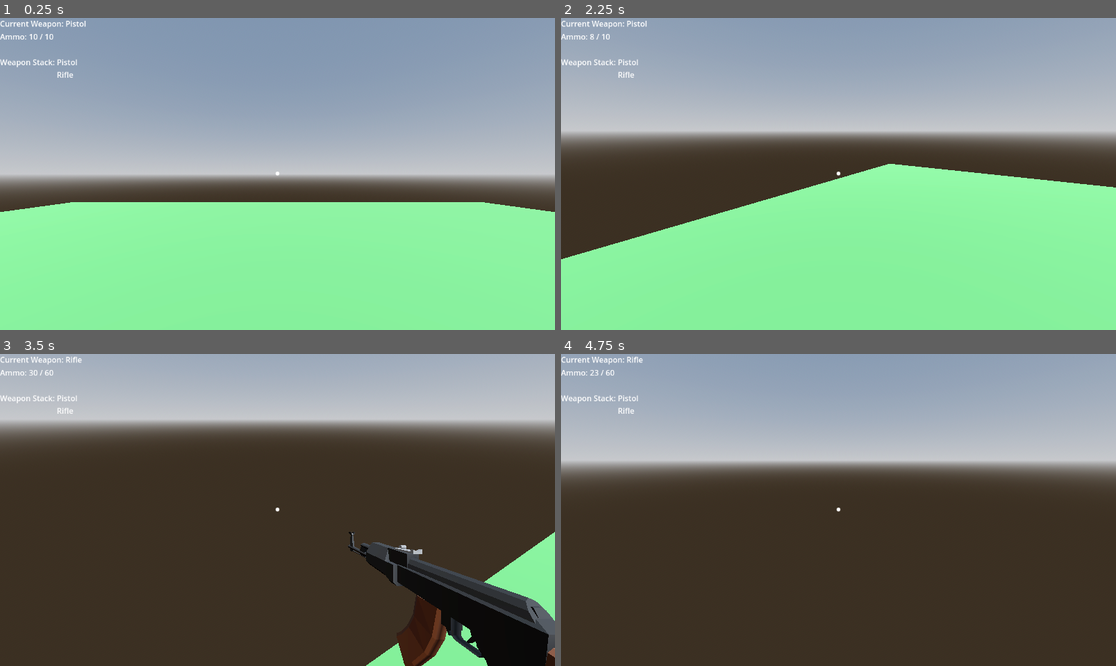
Above: before the commit, frames 1-4 (two rows, left to right).
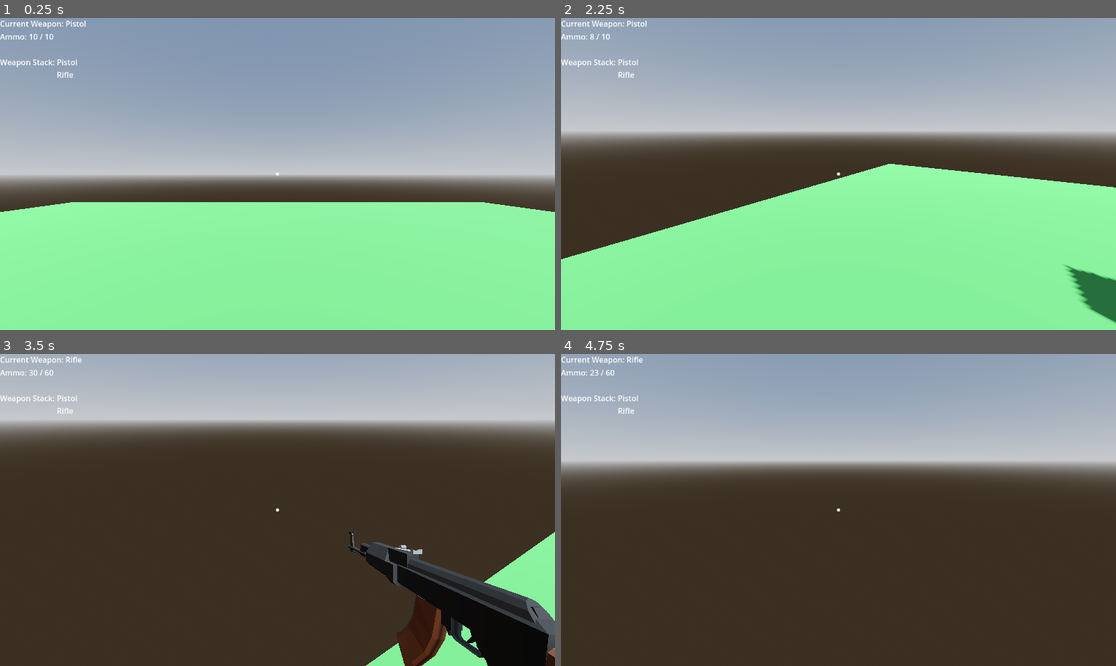
Above: after the commit, the same moments.

Repository: JunH0128/ShooterGame
Game: Godot game, scene res://Game.tscn
The game is run twice, just before and just after one commit, with the same random seed, the same clock (stepped at 60 frames per second) and the same inputs.
Inputs (mouse positions are in pixels of both pictures, inside the frame that each line leads up to):
- Up to frame 1 (0.25 s): no input
- Up to frame 2 (2.25 s): tap Enter (ui_accept) at 0.5, 0.77, 1.52 s; move the mouse to (960, 158) at 0.52 s; press the mouse at (960, 158) at 0.53 s; hold D (right) 0.53-1.28 s; move the mouse to (810, 174) at 1.27 s; release the mouse at (810, 174) at 1.28 s; hold W (up) from 1.28 s (still down); tap Mouse wheel down (Weapon_Down) at 1.35 s; click (810, 174) at 1.55 s; move the mouse to (849, 167) at 2.02 s; hold Mouse wheel up (Weapon_Up) from 2.03 s (still down)
- Up to frame 3 (3.5 s): keep holding W (up); click (288, 503) at 2.3 s; move the mouse to (271, 516) at 2.77 s; release Mouse wheel up (Weapon_Up) at 2.78 s; click (271, 516) at 2.85 s; tap Enter (ui_accept) at 3.02 s
- Up to frame 4 (4.75 s): keep holding W (up); move the mouse to (877, 513) at 3.52 s; press the mouse at (877, 513) at 3.53 s; tap Enter (ui_accept) at 3.77, 4.52 s; move the mouse to (794, 506) at 4.27 s; release the mouse at (794, 506) at 4.28 s; tap Mouse wheel down (Weapon_Down) at 4.35 s; click (794, 506) at 4.55 s

The runs differ from the first frame. In frame 1, less than 0.1% of the frame differs, in the area x 49-51%, y 49-50%; in frame 2, 0.9%, in the area x 49-100%, y 49-98%; in frame 3, less than 0.1%; in frame 4, less than 0.1%.

Commit message:
destroy block
create a script that destroy a object when the gun hit

Diff:
--- /dev/null
+++ b/shooter-game/Cube.tscn
@@ -0,0 +1,20 @@
+[gd_scene load_steps=5 format=3 uid="uid://ckfx4lqmjogmj"]
+
+[ext_resource type="Script" uid="uid://bj88oratd0hdi" path="res://World_Objects/physics_target.gd" id="1_k3834"]
+
+[sub_resource type="BoxMesh" id="BoxMesh_4ibfc"]
+
+[sub_resource type="StandardMaterial3D" id="StandardMaterial3D_k3834"]
+albedo_color = Color(0.92093, 0.623322, 3.85046e-07, 1)
+
+[sub_resource type="BoxShape3D" id="BoxShape3D_4ibfc"]
+
+[node name="Box" type="RigidBody3D" groups=["Target"]]
+script = ExtResource("1_k3834")
+
+[node name="Cube" type="MeshInstance3D" parent="."]
+mesh = SubResource("BoxMesh_4ibfc")
+surface_material_override/0 = SubResource("StandardMaterial3D_k3834")
+
+[node name="CollisionShape3D" type="CollisionShape3D" parent="."]
+shape = SubResource("BoxShape3D_4ibfc")
--- a/shooter-game/Game.tscn
+++ b/shooter-game/Game.tscn
@@ -1,6 +1,7 @@
-[gd_scene load_steps=8 format=3 uid="uid://bfkvb4bbcc84b"]
+[gd_scene load_steps=9 format=3 uid="uid://bfkvb4bbcc84b"]
 
 [ext_resource type="PackedScene" uid="uid://dipi6emcgss2g" path="res://Player.tscn" id="1_wbfu4"]
+[ext_resource type="PackedScene" uid="uid://ckfx4lqmjogmj" path="res://Cube.tscn" id="2_xkndl"]
 
 [sub_resource type="ProceduralSkyMaterial" id="ProceduralSkyMaterial_4ahdr"]
 sky_horizon_color = Color(0.64625, 0.65575, 0.67075, 1)
@@ -43,3 +44,6 @@
 
 [node name="CollisionShape3D" type="CollisionShape3D" parent="MeshInstance3D/StaticBody3D"]
 shape = SubResource("ConcavePolygonShape3D_rkdf5")
+
+[node name="Box" parent="." instance=ExtResource("2_xkndl")]
+transform = Transform3D(1, 0, 0, 0, 1, 0, 0, 0, 1, -1.26513, 0.882473, 2.35871)
--- a/shooter-game/Player.tscn
+++ b/shooter-game/Player.tscn
@@ -5,7 +5,7 @@
 [ext_resource type="PackedScene" uid="uid://x0f2or8soflm" path="res://Pistol.tscn" id="2_kne1u"]
 [ext_resource type="Script" uid="uid://cm067wxna3bjw" path="res://HUD.gd" id="2_wi0c6"]
 [ext_resource type="PackedScene" uid="uid://bxixe6nplqyaq" path="res://Assets/Assault Rifle.glb" id="3_e80uo"]
-[ext_resource type="Texture2D" uid="uid://b2r2us0mte8iq" path="res://Middle Aim.png" id="3_hp6x6"]
+[ext_resource type="Texture2D" uid="uid://cfui5yed5dr7q" path="res://Aim Spot.png" id="3_hp6x6"]
 [ext_resource type="Script" uid="uid://brq7q6sresex" path="res://Scripts/weapon_resource.gd" id="3_wi0c6"]
 [ext_resource type="PackedScene" uid="uid://ds57c5rhe02yk" path="res://Assets/Shotgun.glb" id="4_cxr5p"]
 [ext_resource type="Resource" uid="uid://ddmvw5obasde6" path="res://Weapon Resource/Pistol.tres" id="4_hp6x6"]
@@ -58,6 +58,18 @@
 "update": 0,
 "values": [Vector3(0, 3.14159, 0), Vector3(0, 1.5708, 0)]
 }
+tracks/3/type = "value"
+tracks/3/imported = false
+tracks/3/enabled = true
+tracks/3/path = NodePath("Bullet_Point:position")
+tracks/3/interp = 1
+tracks/3/loop_wrap = true
+tracks/3/keys = {
+"times": PackedFloat32Array(0, 0.5),
+"transitions": PackedFloat32Array(1, 1),
+"update": 0,
+"values": [Vector3(0, 0, 0), Vector3(0.654017, -0.152899, -1.31193)]
+}
 
 [sub_resource type="Animation" id="Animation_5ncpa"]
 resource_name = "Pistol Deactivate"
@@ -98,6 +110,18 @@
 "update": 1,
 "values": [true, false]
 }
+tracks/3/type = "value"
+tracks/3/imported = false
+tracks/3/enabled = true
+tracks/3/path = NodePath("Bullet_Point:position")
+tracks/3/interp = 1
+tracks/3/loop_wrap = true
+tracks/3/keys = {
+"times": PackedFloat32Array(0, 0.5),
+"transitions": PackedFloat32Array(1, 1),
+"update": 0,
+"values": [Vector3(0.654017, -0.152899, -1.31193), Vector3(0, 0, 0)]
+}
 
 [sub_resource type="Animation" id="Animation_3tkgg"]
 resource_name = "Pistol OOA"
@@ -255,6 +279,30 @@
 "transitions": PackedFloat32Array(1),
 "update": 1,
 "values": [false]
+}
+tracks/6/type = "value"
+tracks/6/imported = false
+tracks/6/enabled = true
+tracks/6/path = NodePath("Bullet_Point:position")
+tracks/6/interp = 1
+tracks/6/loop_wrap = true
+tracks/6/keys = {
+"times": PackedFloat32Array(0),
+"transitions": PackedFloat32Array(1),
+"update": 0,
+"values": [Vector3(0, 0, 0)]
+}
+tracks/7/type = "value"
+tracks/7/imported = false
+tracks/7/enabled = true
+tracks/7/path = NodePath("Bullet_Point:gizmo_extents")
+tracks/7/interp = 1
+tracks/7/loop_wrap = true
+tracks/7/keys = {
+"times": PackedFloat32Array(0),
+"transitions": PackedFloat32Array(1),
+"update": 0,
+"values": [0.25]
 }
 
 [sub_resource type="Animation" id="Animation_l6ohk"]
@@ -296,6 +344,18 @@
 "update": 1,
 "values": [false, true]
 }
+tracks/3/type = "value"
+tracks/3/imported = false
+tracks/3/enabled = true
+tracks/3/path = NodePath("Bullet_Point:position")
+tracks/3/interp = 1
+tracks/3/loop_wrap = true
+tracks/3/keys = {
+"times": PackedFloat32Array(0, 0.3),
+"transitions": PackedFloat32Array(1, 1),
+"update": 0,
+"values": [Vector3(0, 0, 0), Vector3(0.654475, -0.324046, -1.89097)]
+}
 
 [sub_resource type="Animation" id="Animation_e80uo"]
 resource_name = "Rifle Deactivate"
@@ -335,6 +395,30 @@
 "transitions": PackedFloat32Array(1, 1),
 "update": 1,
 "values": [true, false]
+}
+tracks/3/type = "value"
+tracks/3/imported = false
+tracks/3/enabled = true
+tracks/3/path = NodePath("Bullet_Point:gizmo_extents")
+tracks/3/interp = 1
+tracks/3/loop_wrap = true
+tracks/3/keys = {
+"times": PackedFloat32Array(0),
+"transitions": PackedFloat32Array(1),
+"update": 0,
+"values": [0.25]
+}
+tracks/4/type = "value"
+tracks/4/imported = false
+tracks/4/enabled = true
+tracks/4/path = NodePath("Bullet_Point:position")
+tracks/4/interp = 1
+tracks/4/loop_wrap = true
+tracks/4/keys = {
+"times": PackedFloat32Array(0.5),
+"transitions": PackedFloat32Array(1),
+"update": 0,
+"values": [Vector3(0, 0, 0)]
 }
 
 [sub_resource type="Animation" id="Animation_cxr5p"]
@@ -522,6 +606,9 @@
 &"": SubResource("AnimationLibrary_oudfo")
 }
 
+[node name="Bullet_Point" type="Marker3D" parent="Neck/Camera3D/Weapon_Manager/FPS_Rig"]
+unique_name_in_owner = true
+
 [connection signal="Update_Ammo" from="Neck/Camera3D/Weapon_Manager" to="CanvasLayer" method="_on_weapon_manager_update_ammo"]
 [connection signal="Weapon_changed" from="Neck/Camera3D/Weapon_Manager" to="CanvasLayer" method="_on_weapon_manager_weapon_changed"]
 [connection signal="update_Weapon_Stack" from="Neck/Camera3D/Weapon_Manager" to="CanvasLayer" method="_on_weapon_manager_update_weapon_stack"]
--- a/shooter-game/Scripts/weapon_resource.gd
+++ b/shooter-game/Scripts/weapon_resource.gd
@@ -15,3 +15,6 @@
 @export var Max_Ammo: int
 
 @export var Auto_Fire: bool
+@export_flags("HitScan", "Projectile") var Type
+@export var Weapon_Range: int
+@export var Damage: int
--- a/shooter-game/Weapon Resource/Pistol.tres
+++ b/shooter-game/Weapon Resource/Pistol.tres
@@ -15,4 +15,7 @@
 Magazine = 10
 Max_Ammo = 20
 Auto_Fire = false
+Type = 1
+Weapon_Range = 2000
+Damage = 1
 metadata/_custom_type_script = ExtResource("1_qmpp8")
--- a/shooter-game/Weapon Resource/Rifle.tres
+++ b/shooter-game/Weapon Resource/Rifle.tres
@@ -15,4 +15,7 @@
 Magazine = 30
 Max_Ammo = 60
 Auto_Fire = true
+Type = 1
+Weapon_Range = 2000
+Damage = 1
 metadata/_custom_type_script = ExtResource("1_o4lm7")
--- /dev/null
+++ b/shooter-game/World_Objects/physics_target.gd
@@ -0,0 +1,10 @@
+extends RigidBody3D
+
+var Health = 5
+
+func Hit_Successful(Damage):
+	Health -= Damage
+	print("Target Health: " + str(Health))
+
+	if Health <= 0:
+		queue_free()
--- a/shooter-game/weapon_manager.gd
+++ b/shooter-game/weapon_manager.gd
@@ -5,6 +5,7 @@
 signal update_Weapon_Stack
 
 @onready var Animation_Player = get_node("%AnimationPlayer")
+@onready var Bullet_Point = get_node("%Bullet_Point")
 
 var Current_Weapon = null
 
@@ -19,6 +20,8 @@
 @export var _weapon_resource: Array[Weapon_Resource]
 
 @export var Start_Weapons: Array[String]
+
+enum {NULL, HITSCAN, PROJECTILE}
 
 func _ready():
 	Initialize(Start_Weapons) #enter the state machine
@@ -81,6 +84,14 @@
 			Animation_Player.play(Current_Weapon.Shoot_Anim)
 			Current_Weapon.Current_Ammo -= 1
 			emit_signal("Update_Ammo", [Current_Weapon.Current_Ammo, Current_Weapon.Reserve_Ammo])
+			var Camera_Collision = Get_Camera_Collision()
+			match Current_Weapon.Type:
+				NULL:
+					print("Weapon Type Not Chosen")
+				HITSCAN:
+					Hit_Scan_Collision(Camera_Collision)
+				PROJECTILE:
+					pass
 	else:
 		reload()
 
@@ -99,3 +110,32 @@
 
 		else:
 			Animation_Player.play(Current_Weapon.Out_Of_Ammo_Anim)
+
+func Get_Camera_Collision()->Vector3:
+	var camera = get_viewport().get_camera_3d()
+	var viewport = get_viewport().get_size()
+
+	var Ray_Origin = camera.project_ray_origin(viewport/2)
+	var Ray_End = Ray_Origin + camera.project_ray_normal(viewport/2) * Current_Weapon.Weapon_Range
+
+	var New_Intersection = PhysicsRayQueryParameters3D.create(Ray_Origin,Ray_End)
+	var Intersection = get_world_3d().direct_space_state.intersect_ray(New_Intersection)
+
+	if not Intersection.is_empty():
+		var Col_Point = Intersection.position
+		return Col_Point
+	else:
+		return Ray_End
+
+func Hit_Scan_Collision(Collision_Point):
+	var Bullet_Direction = (Collision_Point - Bullet_Point.get_global_transform().origin).normalized()
+	var New_Intersection = PhysicsRayQueryParameters3D.create(Bullet_Point.get_global_transform().origin,Collision_Point+Bullet_Direction*2)
+
+	var Bullet_Collision = get_world_3d().direct_space_state.intersect_ray(New_Intersection)
+
+	if Bullet_Collision:
+		Hit_Scan_Damage(Bullet_Collision.collider)
+
+func Hit_Scan_Damage(Collider):
+	if Collider.is_in_group("Target") and Collider.has_method("Hit_Successful"):
+		Collider.Hit_Successful(Current_Weapon.Damage)
Binary file added: shooter-game/Aim Spot.png
Not shown, added: shooter-game/Aim Spot.png.import
Not shown, added: shooter-game/World_Objects/physics_target.gd.uid
